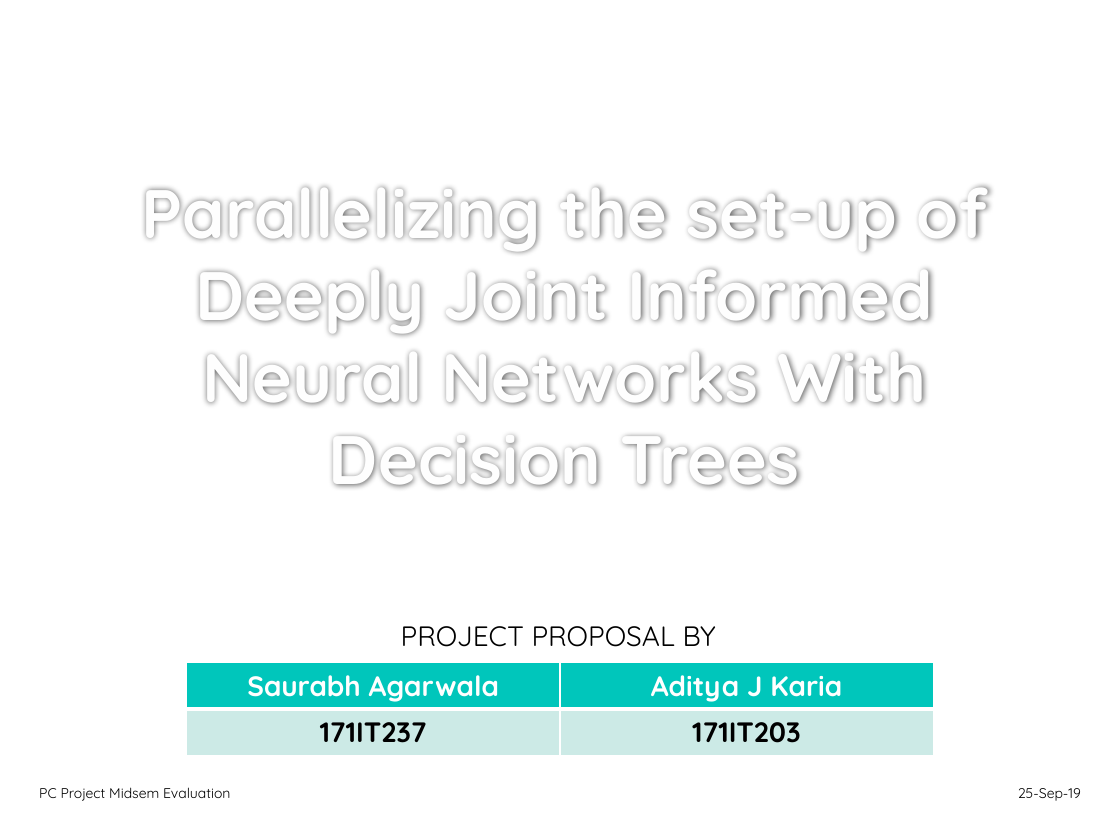
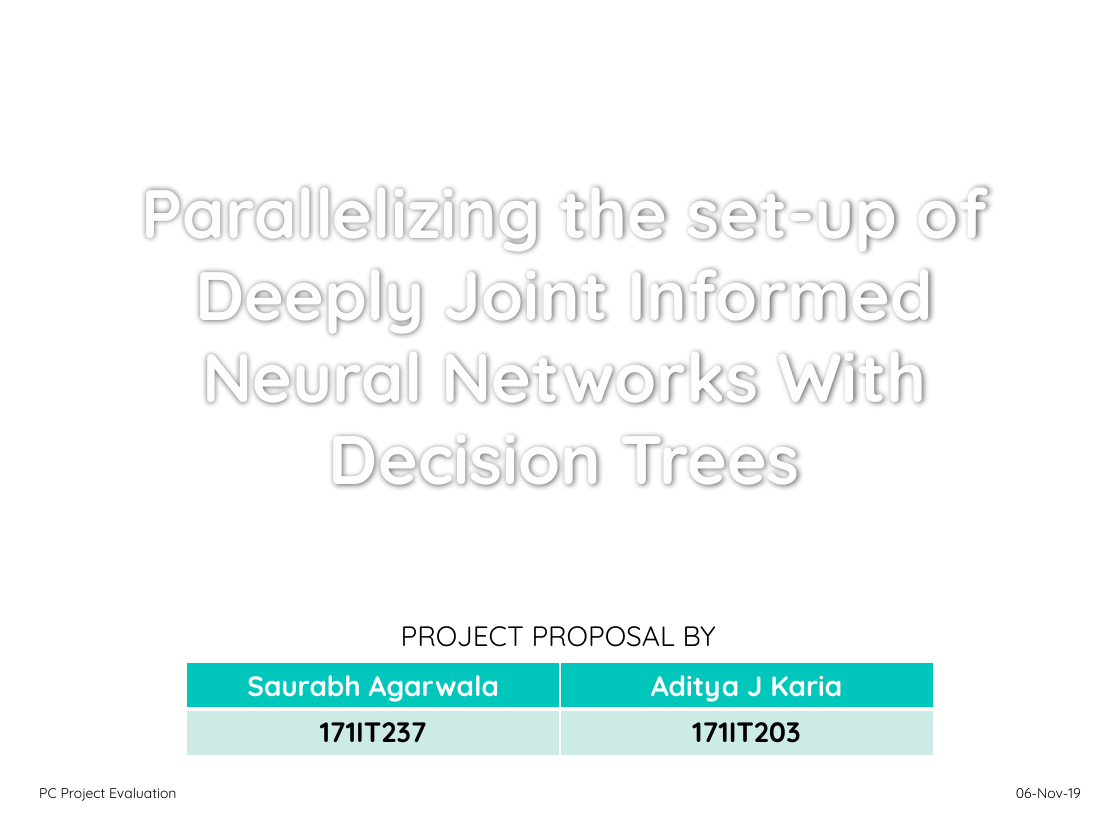
Before and after one commit to adityakaria/5-Sem, a slide deck: slide 1 of pc/Mini Project PPT Template.pptx. Drawn at 1120x840 pixels with LibreOffice and Linux fonts; fonts in the diff are those of the drawing; background and template pictures are left out. Boxes give left, top, right and bottom in pixels: in the first picture for what was removed or moved away, otherwise in the second. Text is boxed around its words. In the diff, an @@ line names an element or a change of style, - is before the commit and + after.

Commit message:
PC project presentation updated

```diff
--- a/pc/Mini Project PPT Template.pptx
+++ b/pc/Mini Project PPT Template.pptx
@@ text at (39, 787, 176, 801): text changed @@
-PC Project Midsem Evaluation
+PC Project Evaluation
@@ text at (1016, 788, 1081, 798): text changed @@
-25-Sep-19
+06-Nov-19
```
Also in this commit, not shown: 6 other slides changed, 3 slides added, 2 slides removed.
